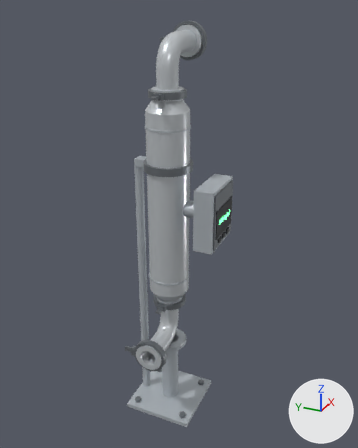
The glTF model molkerei-3d/modelle/dichtemessgeraet.glb: old version first, new version second.
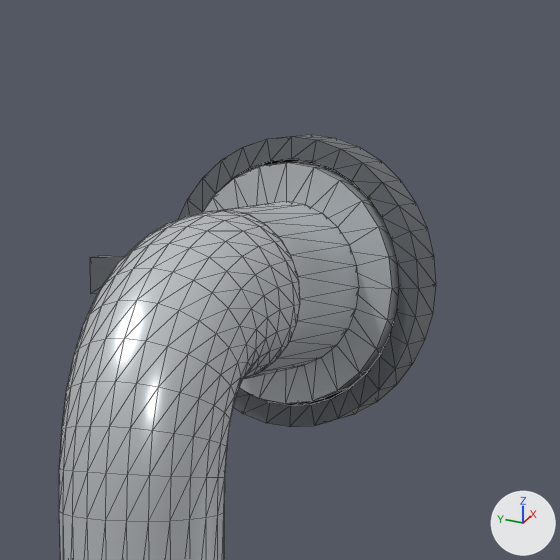
The first picture shows the older version from a 50 mm camera at (-1.095, -0.523, 1.149) aimed at (0.019, -0.022, 0.592). The close-ups show the older and then the newer version on the part from 41% to 63% of the width and 0% to 17% of the height of that picture. Only the edits that show in the close-ups are written down. Lighting does not change. The marker at lower right points along +X, +Y and +Z. The close-ups show mesh edges as thin lines. Where no turn or scale is listed for an object, it has been applied to the vertices. Vertices at exactly the same position are counted once.

In view in the first close-up: 'auslauf', 'auslauf_bund', 'auslauf_dichtung', 'auslauf_klemme_band', 'auslauf_klemme_fluegel', 'bogen_oben'.
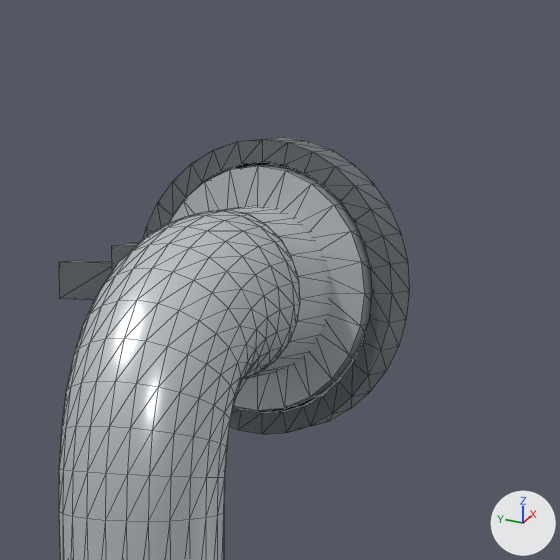
The change, as JSON lines over the scene's bpy script:
```json
{"block": "me_auslauf_bund", "where": "# used by ob_auslauf_bund; location = (0.0, 0.0, 0.0)"}
{"op": "remove", "block": "me_auslauf_bund", "code": "me_auslauf_bund.from_pydata(...)  # 96 vertices, 192 faces; spans x 0.115..0.139, y -0.0385..0.0385, z 1.0115..1.0885"}
{"op": "add", "block": "me_auslauf_bund", "code": "me_auslauf_bund.from_pydata(...)  # 96 vertices, 192 faces; spans x 0.091..0.115, y -0.0385..0.0385, z 1.0115..1.0885"}
{"block": "me_auslauf_bund", "change": "me_auslauf_bund part 1: the whole mesh is moved by (-0.024, 0.0, 0.0)"}
{"block": "me_auslauf_dichtung", "where": "# used by ob_auslauf_dichtung; location = (0.0, 0.0, 0.0)"}
{"op": "remove", "block": "me_auslauf_dichtung", "code": "me_auslauf_dichtung.from_pydata(...)  # 96 vertices, 192 faces; spans x 0.1255..0.1285, y -0.0405..0.0405, z 1.0095..1.0905"}
{"op": "add", "block": "me_auslauf_dichtung", "code": "me_auslauf_dichtung.from_pydata(...)  # 96 vertices, 192 faces; spans x 0.1015..0.1045, y -0.0405..0.0405, z 1.0095..1.0905"}
{"block": "me_auslauf_dichtung", "change": "me_auslauf_dichtung part 2: the whole mesh is moved by (-0.024, 0.0, 0.0)"}
{"block": "me_auslauf_klemme_band", "where": "# used by ob_auslauf_klemme_band; location = (0.0, 0.0, 0.0)"}
{"op": "remove", "block": "me_auslauf_klemme_band", "code": "me_auslauf_klemme_band.from_pydata(...)  # 128 vertices, 256 faces; spans x 0.119..0.135, y -0.0465..0.0465, z 1.0035..1.0965"}
{"op": "add", "block": "me_auslauf_klemme_band", "code": "me_auslauf_klemme_band.from_pydata(...)  # 128 vertices, 256 faces; spans x 0.095..0.111, y -0.0465..0.0465, z 1.0035..1.0965"}
{"block": "me_auslauf_klemme_band", "change": "me_auslauf_klemme_band part 3: the whole mesh is moved by (-0.024, 0.0, 0.0)"}
```

Boxes (x1, y1, x2, y2) around the edits, measured in the close-ups (560 x 560 px):
```json
{"object": "auslauf_klemme_band", "change": "moved", "before": [179, 134, 436, 427], "after": [143, 137, 409, 434]}
{"object": "auslauf_bund", "change": "moved", "before": [203, 161, 399, 404], "after": [169, 164, 372, 411]}
{"object": "auslauf_dichtung", "change": "moved", "before": [258, 159, 356, 404], "after": [233, 162, 326, 411], "on screen": "mostly hidden"}
```
